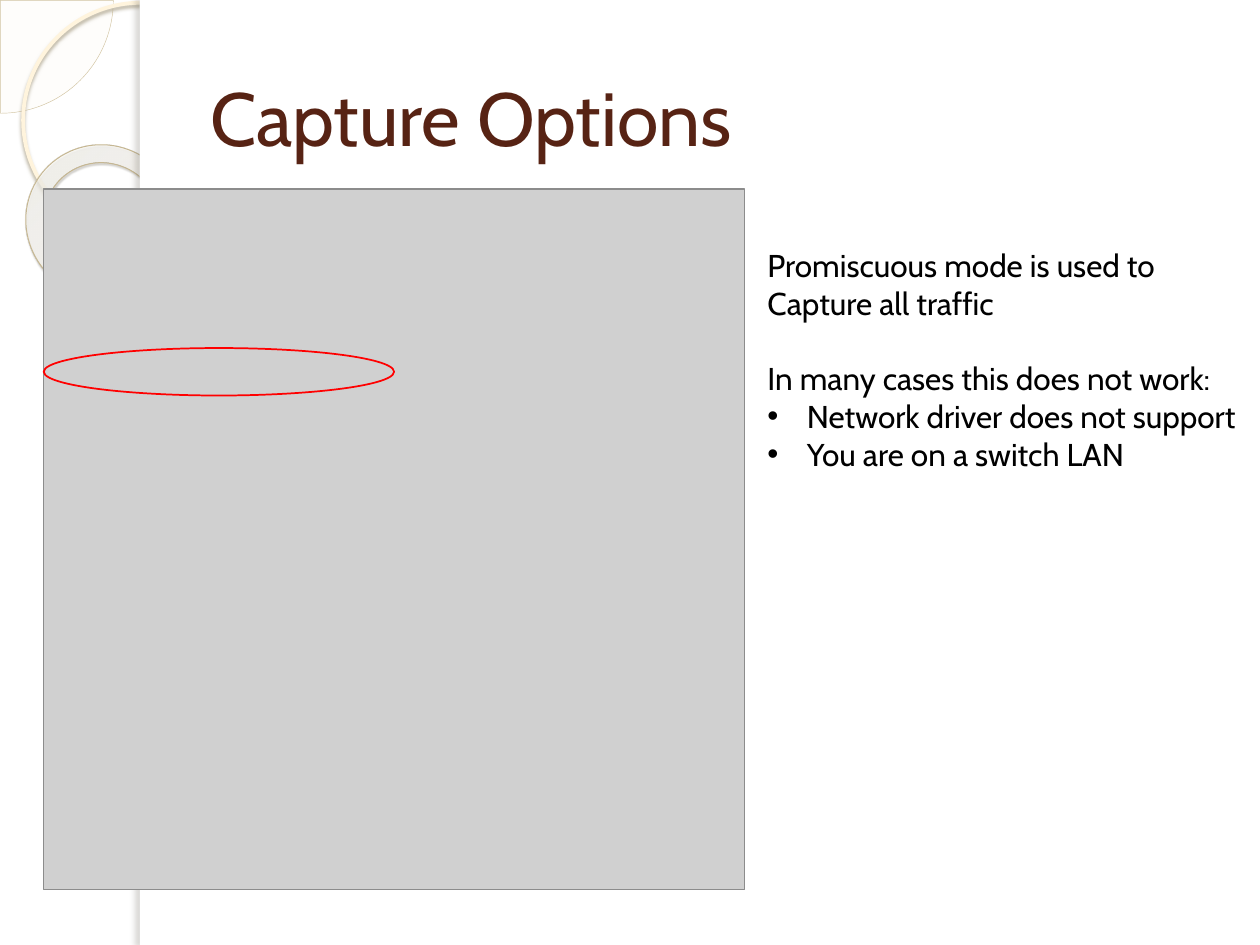
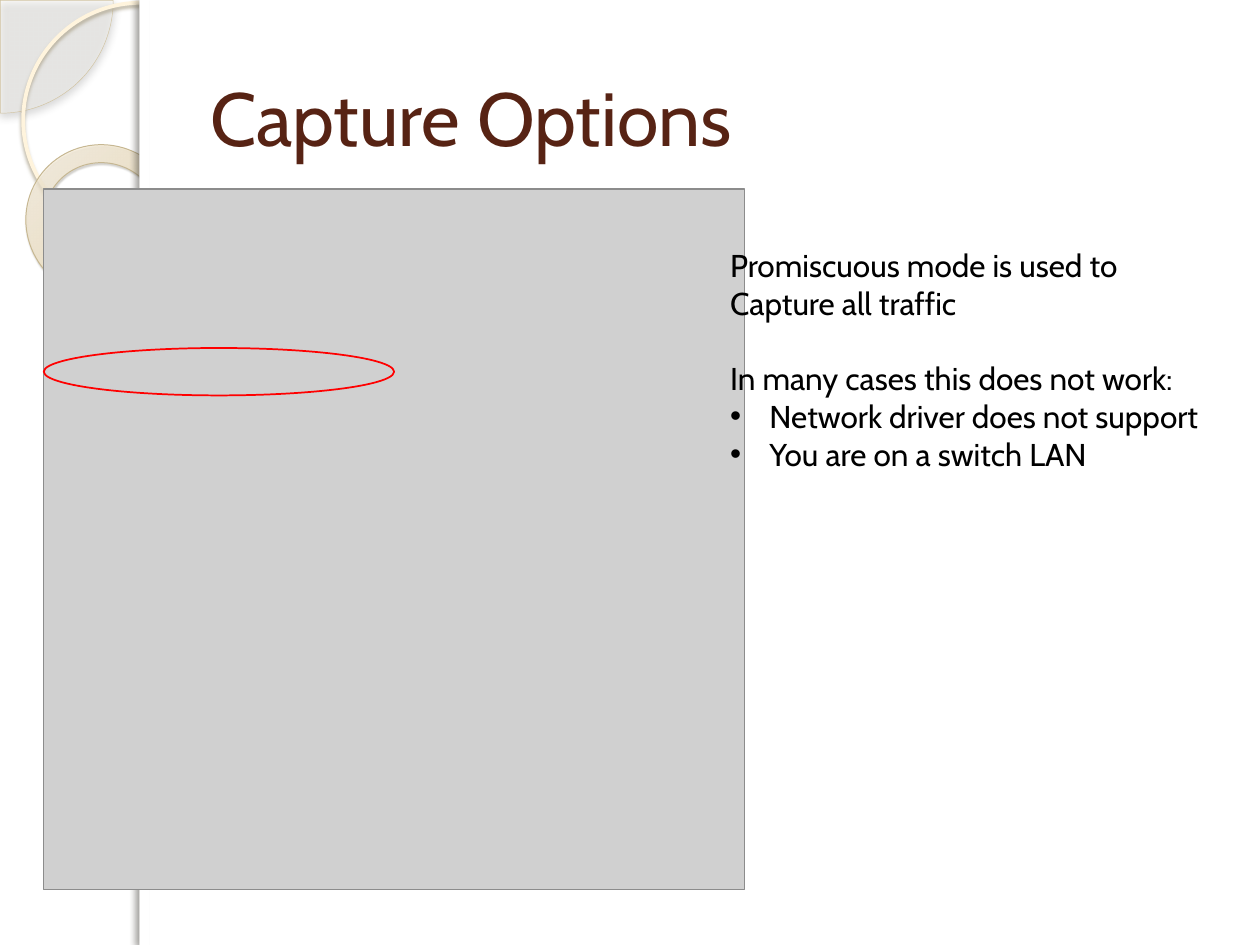
Before and after one commit to centuryhopper/Fall2022CourseContents, a slide deck: slide 18 of CIS6395/Traffic-Analysis-1.pptx. Drawn at 1260x945 pixels with LibreOffice and Linux fonts; fonts in the diff are those of the drawing; grey boxes stand for pictures; background and template pictures are left out. Boxes give left, top, right and bottom in pixels: in the first picture for what was removed or moved away, otherwise in the second. Text is boxed around its words. In the diff, an @@ line names an element or a change of style, - is before the commit and + after.

```diff
--- a/CIS6395/Traffic-Analysis-1.pptx
+++ b/CIS6395/Traffic-Analysis-1.pptx
@@ pie slice (boxed as its full ellipse) at bbox=[0, 0, 113, 113]: shadow on @@
@@ rectangle at bbox=[140, 0, 1260, 945]: shadow on @@
@@ donut at bbox=[0, 113, 211, 329]: fill gradient #FFFCF6 to #FFFEFB to #F0D28E to gradient #EED18E to #FEFAF6; shadow changed @@
@@ text "Promiscuous mode is used to": place and size @@
-text "Promiscuous mode is used to" at bbox=[767, 253, 1236, 467]
+text "Promiscuous mode is used to" at bbox=[730, 250, 1198, 467]
```
Also in this commit, not shown: 53 other slides changed, 14 other files.
